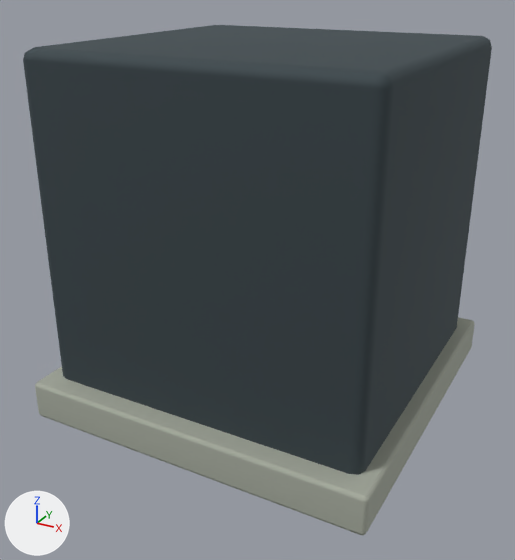
What one commit did to the Blender file tools/godot-campaign/structure-art/blend/gate-base-0.blend.
Rendered twice from a 50 mm lens placed at (0.87, -1.674, 1.162), pointed at (-0.011, -0.073, 0.361). Lighting does not change. The marker at lower left points along +X, +Y and +Z. The first picture is the older version.

Names of what the first picture shows: 'gate_0', 'gate_1'.
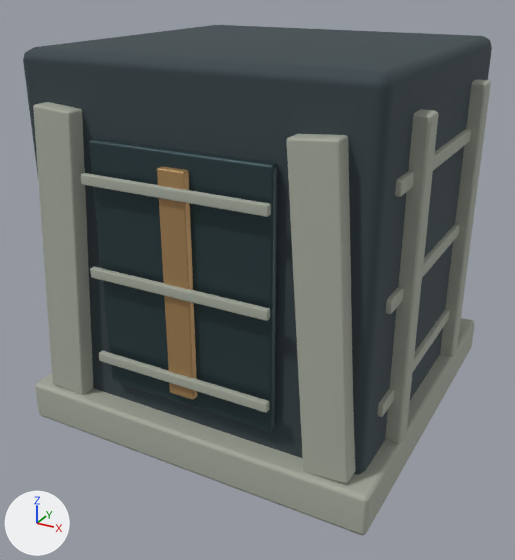
Changed parts and their boxes [x1, y1, x2, y2] in the pictures (515 x 560 px):
'gate_1', reshaped: before [35, 317, 475, 535]; after [33, 79, 491, 535]
'gate_2', reshaped (not visible before): after [89, 139, 278, 431]
'gate_3', reshaped (not visible before): after [157, 166, 197, 400]
part 1 of me_cube_001, added: after [33, 102, 93, 395]
part 2 of me_cube_001, added: after [287, 134, 355, 484]
part 3 of me_cube_001, added: after [99, 351, 269, 413]
part 4 of me_cube_001, added: after [90, 267, 270, 321]
part 5 of me_cube_001, added: after [81, 173, 271, 217]
part 6 of me_cube_001, added: after [378, 79, 491, 444]

The change in detail:
me_cube_001 is used by ob_gate_1; location (0.0, 0.0, 0.0); rotation (1.571, 0.0, 0.0), in degrees (90, 0, 0).
me_cube_001 had 336 vertices, 324 faces and spanned x -0.49..0.49, y 0.0..0.874, z -0.49..0.49.
me_cube_001 now has 1176 vertices, 1134 faces and spans x -0.49..0.49, y 0.0..0.895, z -0.49..0.49.
me_cube_001 part 1: the loose piece of 56 vertices spanning x -0.434..-0.269, y 0.106..0.874, z -0.473..-0.413 is copied, and the copy is moved by (0.0, 0.0, 0.886); it spans x -0.434..-0.269, y 0.106..0.874, z 0.413..0.473.
me_cube_001 part 2: the loose piece of 56 vertices spanning x 0.269..0.434, y 0.106..0.874, z -0.473..-0.413 is copied, and the copy is moved by (0.0, 0.0, 0.886); it spans x 0.269..0.434, y 0.106..0.874, z 0.413..0.473.
me_cube_001 part 3: the loose piece of 56 vertices spanning x -0.24..0.24, y 0.247..0.272, z -0.488..-0.472 is copied, and the copy is moved by (0.0, 0.0, 0.96); it spans x -0.24..0.24, y 0.247..0.272, z 0.472..0.488.
me_cube_001 part 4: the loose piece of 56 vertices spanning x -0.24..0.24, y 0.478..0.502, z -0.488..-0.472 is copied, and the copy is moved by (0.0, 0.0, 0.96); it spans x -0.24..0.24, y 0.478..0.502, z 0.472..0.488.
me_cube_001 part 5: the loose piece of 56 vertices spanning x -0.24..0.24, y 0.708..0.733, z -0.488..-0.472 is copied, and the copy is moved by (0.0, 0.0, 0.96); it spans x -0.24..0.24, y 0.708..0.733, z 0.472..0.488.
me_cube_001 part 6: 280 vertices added at x 0.417..0.487, y 0.105..0.895, z -0.345..0.345.
Other edits to the shape of me_cube_001 do not show in these pictures.
me_cube_004 is used by ob_gate_2; location (0.0, 0.0, 0.0); rotation (1.571, 0.0, 0.0), in degrees (90, 0, 0).
me_cube_004 had 56 vertices, 54 faces and spanned x -0.235..0.235, y 0.175..0.805, z -0.458..-0.432.
me_cube_004 now has 112 vertices, 108 faces and spans x -0.235..0.235, y 0.175..0.805, z -0.458..0.458.
me_cube_004 part 7: the loose piece of 56 vertices spanning x -0.235..0.235, y 0.175..0.805, z -0.458..-0.432 is copied, and the copy is moved by (0.0, 0.0, 0.89); it spans x -0.235..0.235, y 0.175..0.805, z 0.432..0.458.
me_cube_005 is used by ob_gate_3; location (0.0, 0.0, 0.0); rotation (1.571, 0.0, 0.0), in degrees (90, 0, 0).
me_cube_005 had 56 vertices, 54 faces and spanned x -0.035..0.035, y 0.21..0.77, z -0.476..-0.454.
me_cube_005 now has 112 vertices, 108 faces and spans x -0.035..0.035, y 0.21..0.77, z -0.476..0.476.
me_cube_005 part 8: the loose piece of 56 vertices spanning x -0.035..0.035, y 0.21..0.77, z -0.476..-0.454 is copied, and the copy is moved by (0.0, 0.0, 0.93); it spans x -0.035..0.035, y 0.21..0.77, z 0.454..0.476.
